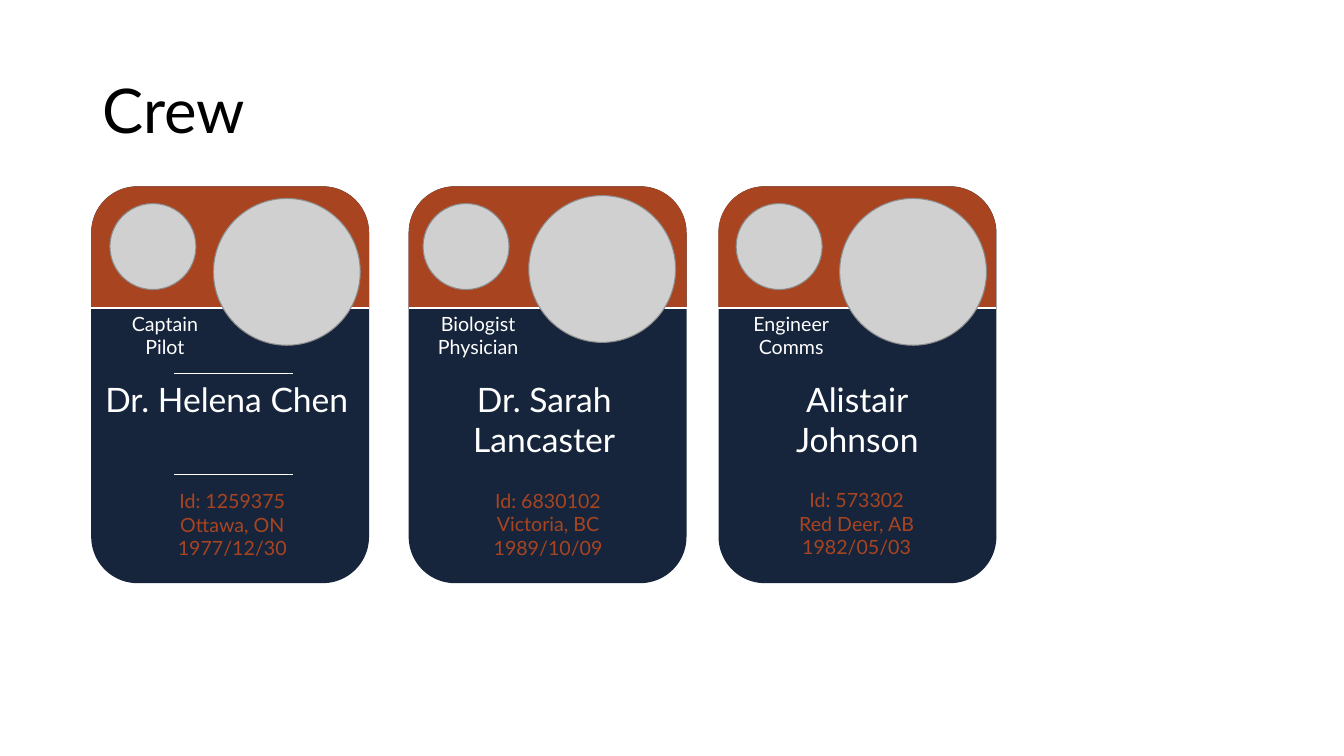
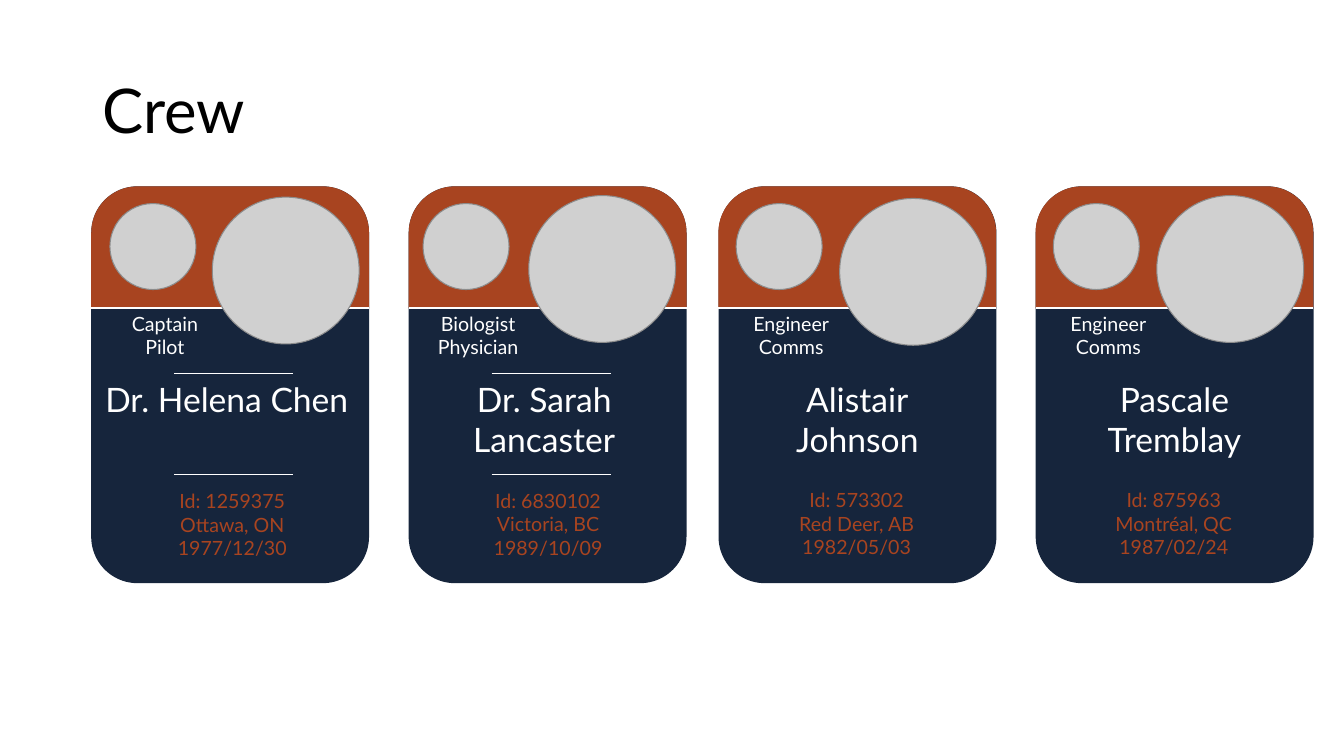
Before and after one commit to OttawaVisuals/EscapeBackpack, a slide deck: slide 5 of Space Station Aurora/ISS_Backpack.pptx. Drawn at 1344x756 pixels with LibreOffice and Linux fonts; fonts in the diff are those of the drawing; grey boxes stand for pictures. Boxes give left, top, right and bottom in pixels: in the first picture for what was removed or moved away, otherwise in the second. Text is boxed around its words. In the diff, an @@ line names an element or a change of style, - is before the commit and + after.

```diff
--- a/Space Station Aurora/ISS_Backpack.pptx
+++ b/Space Station Aurora/ISS_Backpack.pptx
@@ title "Crew": place and size @@
-title "Crew" at <box>102,88,245,134</box>
+title "Crew" at <box>93,40,1252,187</box>
@@ title "Crew" at <box>93,40,1252,187</box>: outline none to #FFFFFF 1.5 pt @@
@@ freeform shape added at <box>1035,187,1314,309</box>, fill #A84420 @@
@@ rounded rectangle added at <box>1036,187,1315,584</box>, fill #16253C @@
@@ picture added at <box>1054,204,1139,289</box> @@
@@ picture added at <box>1157,196,1305,343</box> @@
@@ line added from (1035, 309) to (1314, 309), #FFFFFF 1.5 pt @@
@@ text added at <box>1070,316,1146,354</box>, 14 pt, text #FFFFFF @@
+Engineer
+Comms
@@ line added from (492, 373) to (611, 373), #FFFFFF 0.25 pt @@
@@ text added at <box>1108,387,1241,458</box>, 24 pt, text #FFFFFF @@
+Pascale
+Tremblay
@@ line added from (492, 475) to (611, 475), #FFFFFF 0.25 pt @@
@@ text added at <box>1115,492,1232,555</box>, 14 pt, text #A84420 @@
+Id: 875963
+Montréal, QC
+1987/02/24
```
Also in this commit, not shown: 3 other slides changed, 1 slide added, 4 other files.
